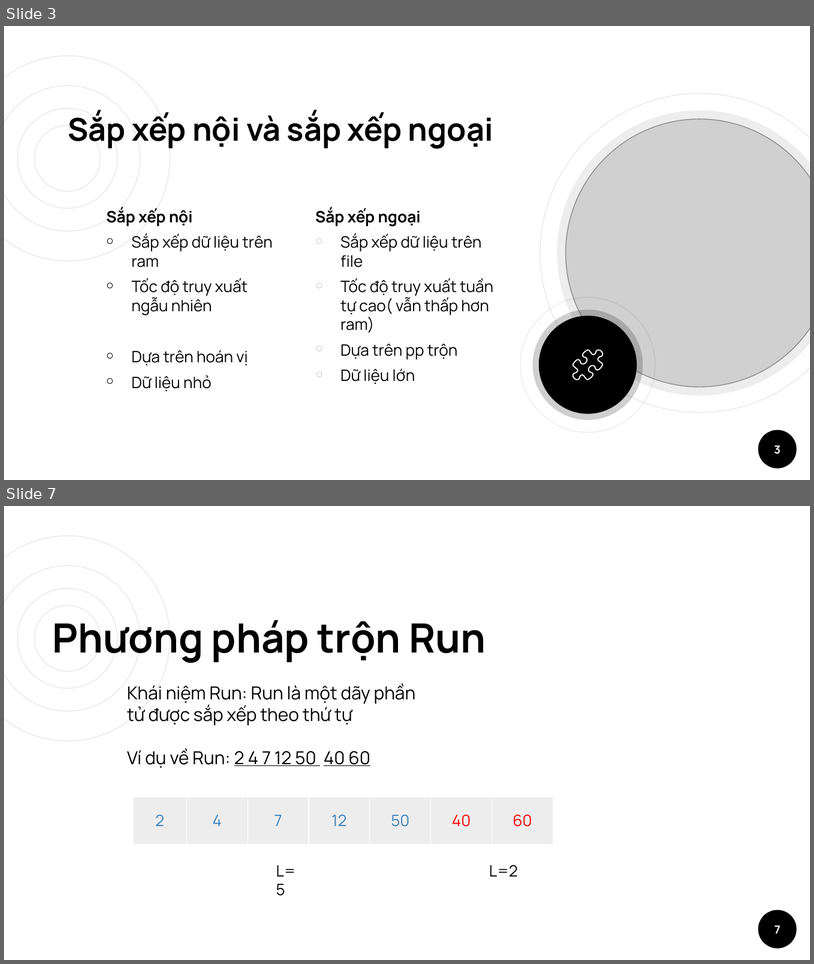
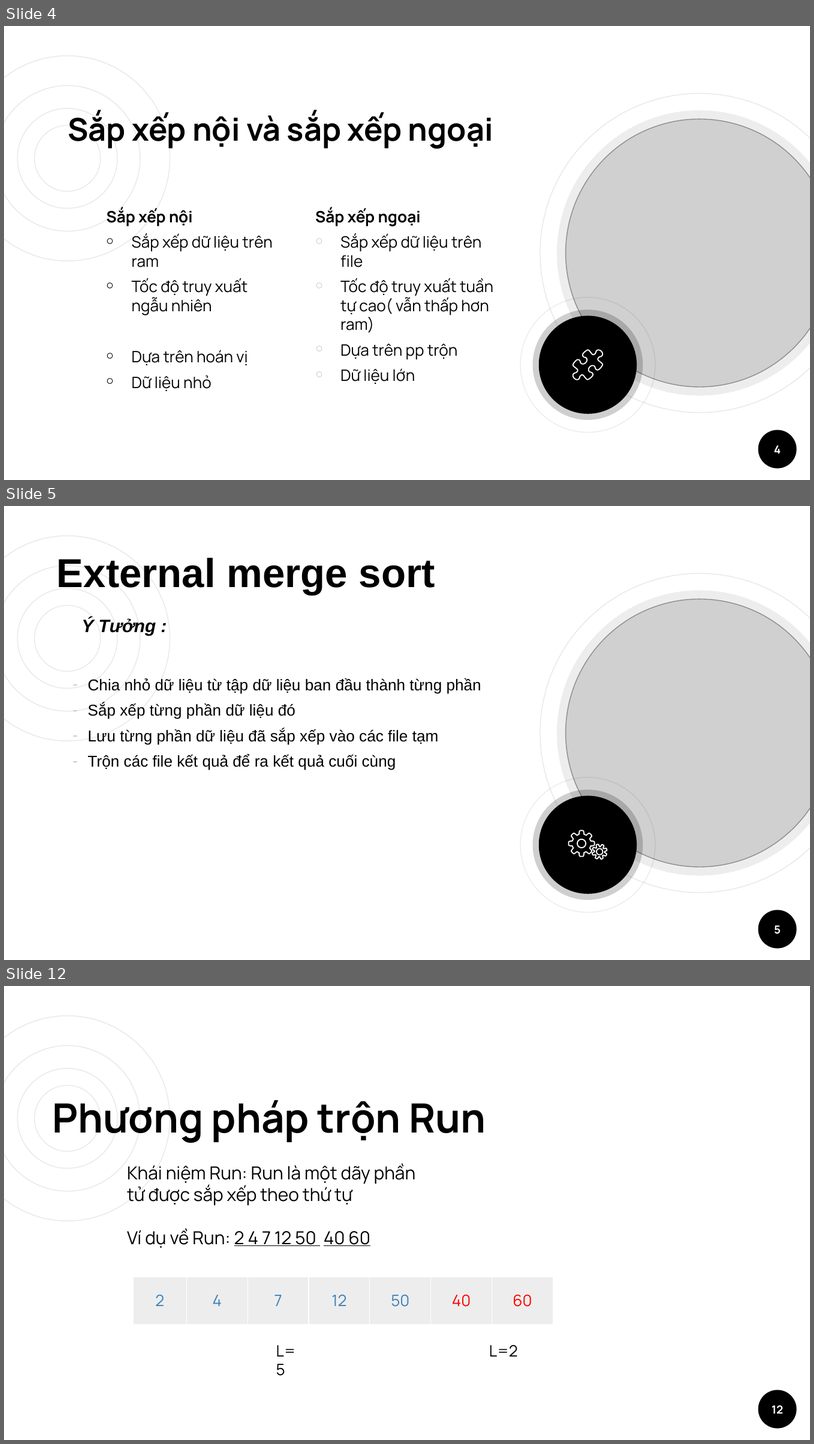
Before and after one commit to Nhatthanh1/CS523_N05, a slide deck: ExternalSort/ESshow.pptx. Shown one above the other, each under a label of ours: slides 3 and 7 before the commit, slides 4, 5 and 12 after it; the slides between them are not shown. The pictures are 814x964 and 814x1444 pixels, drawn with LibreOffice and Linux fonts; fonts in the diff are those of the drawing; grey boxes stand for pictures. Boxes give left, top, right and bottom in pixels: in the first picture for what was removed or moved away, otherwise in the second. Text is boxed around its words. In the diff, an @@ line names an element or a change of style, - is before the commit and + after.

```diff
--- a/ExternalSort/ESshow.pptx
+++ b/ExternalSort/ESshow.pptx
@@ slide 5 added at (x1=4, y1=506, x2=810, y2=960), background #FFFFFF; not listed: 7 template elements that a slide beside it also shows @@
@@ title added at (x1=57, y1=558, x2=435, y2=595), 36 pt, text #000000, bold @@
+External merge sort
@@ picture added at (x1=566, y1=599, x2=810, y2=867) @@
@@ text added at (x1=82, y1=618, x2=156, y2=635), 16 pt, text #000000, bold, italic @@
+Ý Tưởng :
@@ text added at (x1=88, y1=678, x2=482, y2=770), 14 pt, text #000000 @@
+– Chia nhỏ dữ liệu từ tập dữ liệu ban đầu thành từng phần
+– Sắp xếp từng phần dữ liệu đó
+– Lưu từng phần dữ liệu đã sắp xếp vào các file tạm
+– Trộn các file kết quả để ra kết quả cuối cùng
@@ donut added at (x1=520, y1=777, x2=656, y2=912), fill #000000 at 7% opacity @@
@@ ellipse added at (x1=533, y1=789, x2=644, y2=900), fill #000000 at 19% opacity @@
@@ ellipse added at (x1=539, y1=795, x2=638, y2=894), fill #000000 @@
@@ freeform shape added at (x1=569, y1=830, x2=595, y2=856), outline #FFFFFF 0.96 pt @@
@@ freeform shape added at (x1=593, y1=844, x2=607, y2=858), outline #FFFFFF 0.96 pt @@
@@ page number added at (x1=774, y1=925, x2=781, y2=934), 10 pt, text #FFFFFF, bold @@
+5
@@ what was slide 3 is now slide 4 @@
@@ page number at (x1=774, y1=445, x2=781, y2=453): text changed @@
-3
+4
@@ what was slide 7 is now slide 12 @@
@@ page number at (x1=772, y1=1405, x2=783, y2=1413): text changed @@
-7
+12
```
Also in this commit, not shown: 7 slides changed, 10 other slides added, 1 slide removed.
